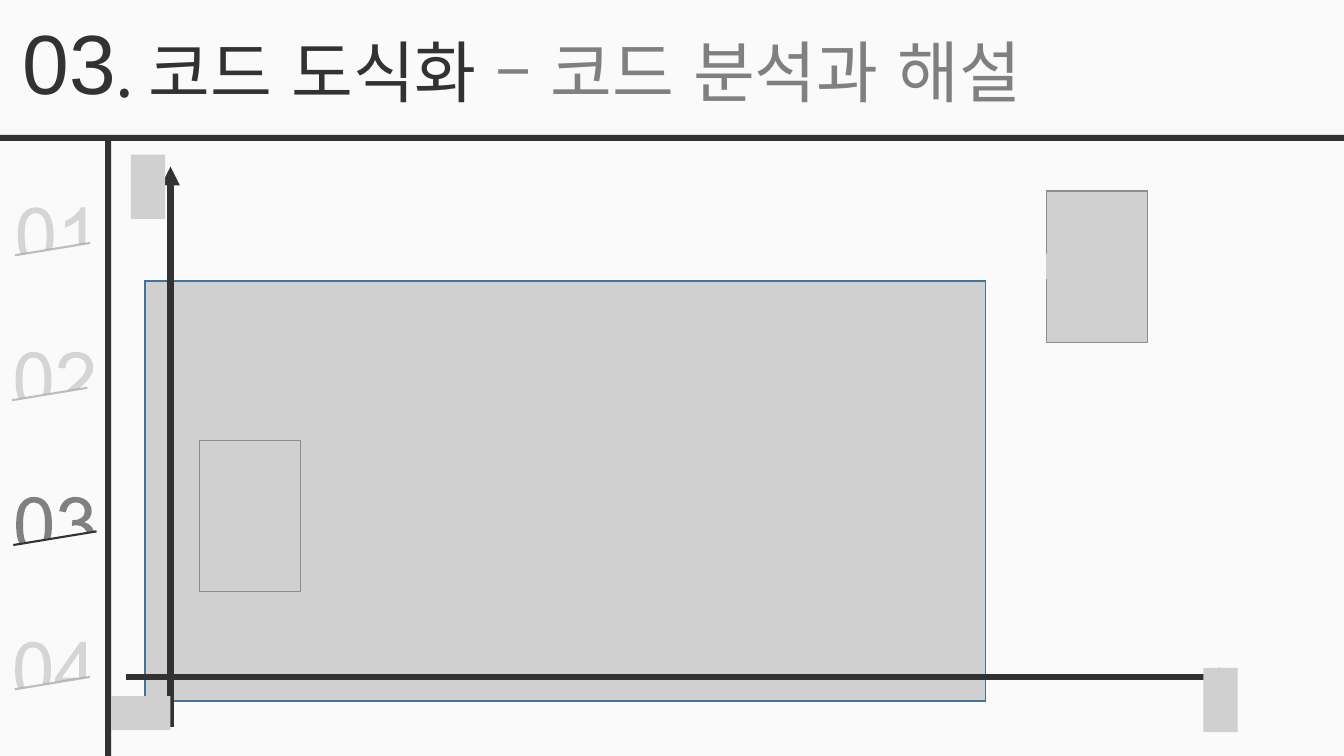
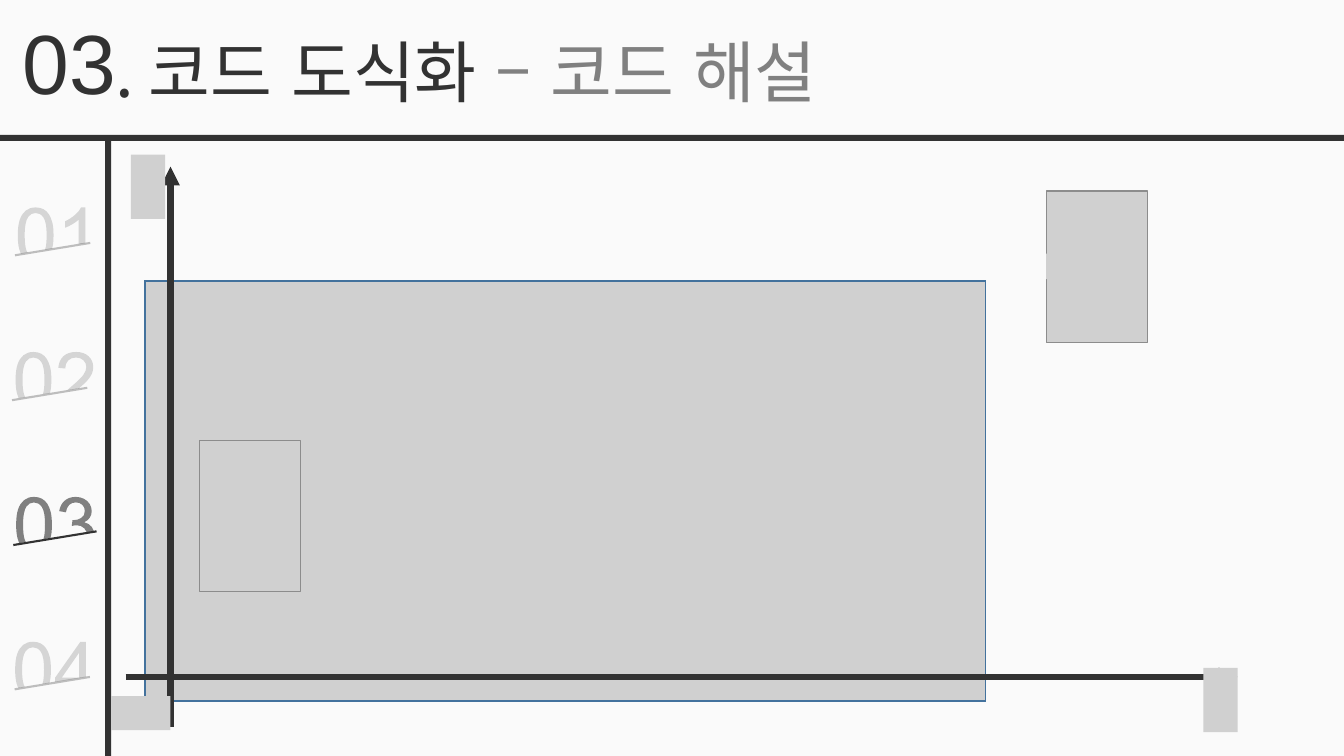
Before and after one commit to simplex3510/GeoStrike, a slide deck: slide 10 of 발표용.pptx. Drawn at 1344x756 pixels with LibreOffice and Linux fonts; fonts in the diff are those of the drawing; grey boxes stand for pictures. Boxes give left, top, right and bottom in pixels: in the first picture for what was removed or moved away, otherwise in the second. Text is boxed around its words. In the diff, an @@ line names an element or a change of style, - is before the commit and + after.

```diff
--- a/발표용.pptx
+++ b/발표용.pptx
@@ text at box(149, 41, 817, 103): text changed; text colour #808080 to #323232 @@
-. 코드 도식화 – 코드 분석과 해설
+. 코드 도식화 – 코드 해설
```
Also in this commit, not shown: 2 other slides changed.
